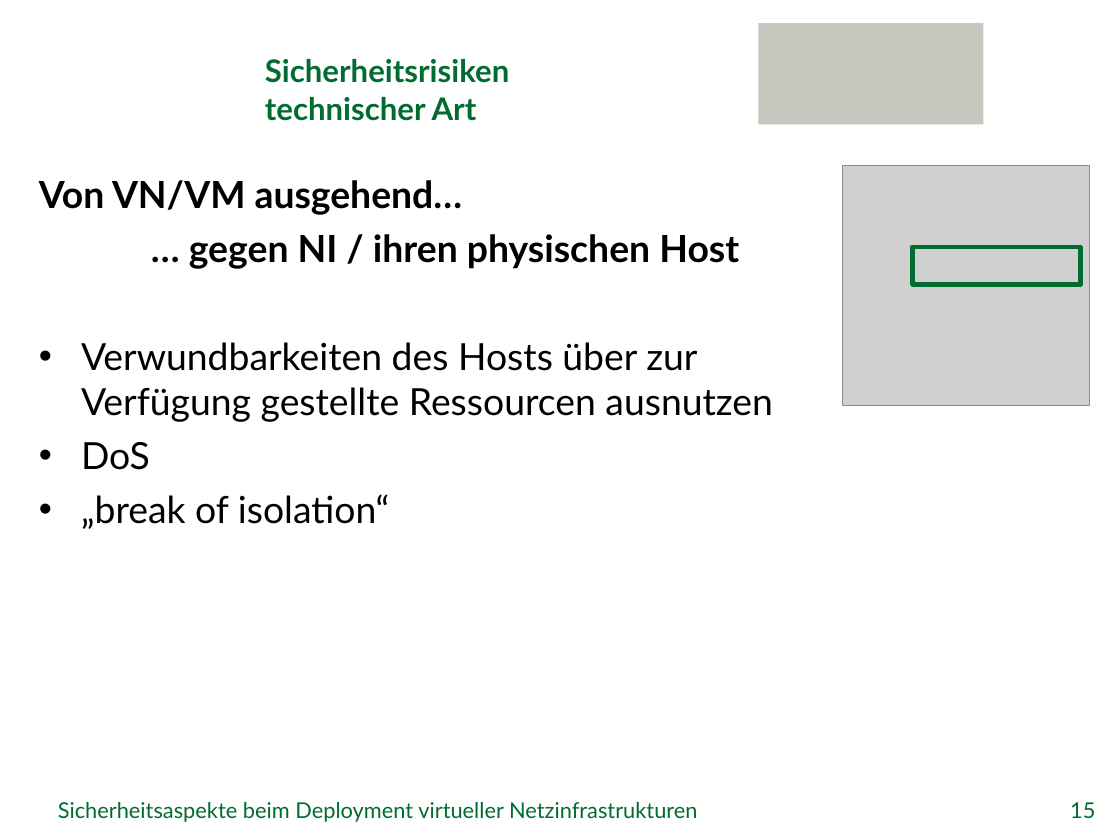
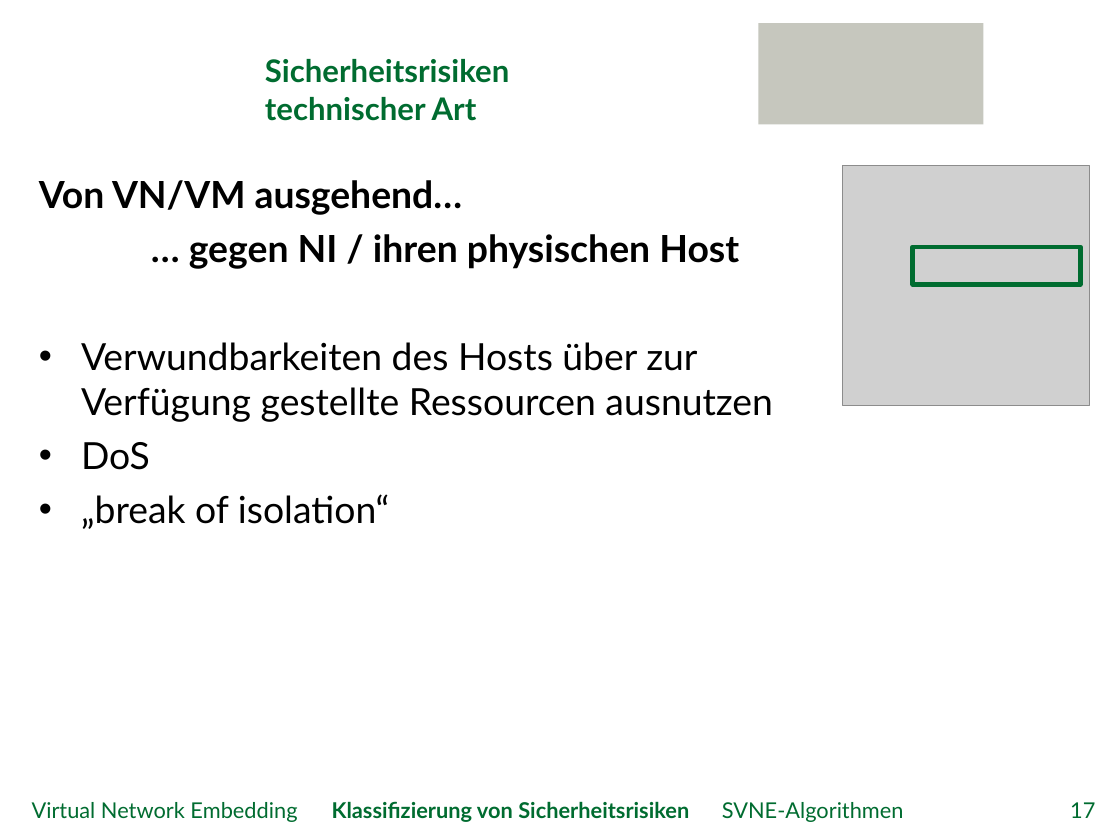
Before and after one commit to GeGroe/timvs, a slide deck: slide 17 of Referat/PowerPoint/TimvS_SVNE.pptx (slide 15 before the commit). Drawn at 1120x840 pixels with LibreOffice and Linux fonts; fonts in the diff are those of the drawing; grey boxes stand for pictures; background and template pictures are left out. Boxes give left, top, right and bottom in pixels: in the first picture for what was removed or moved away, otherwise in the second. Text is boxed around its words. In the diff, an @@ line names an element or a change of style, - is before the commit and + after.

```diff
--- a/Referat/PowerPoint/TimvS_SVNE.pptx
+++ b/Referat/PowerPoint/TimvS_SVNE.pptx
@@ text at (32,801,904,822): text changed @@
-Sicherheitsaspekte beim Deployment virtueller Netzinfrastrukturen
+Virtual Network Embedding Klassifizierung von Sicherheitsrisiken SVNE-Algorithmen
@@ page number at (1070,802,1095,818): text changed @@
-15
+17
```
Also in this commit, not shown: 24 other slides changed, 6 slides added, 2 slides removed, 4 other files.
